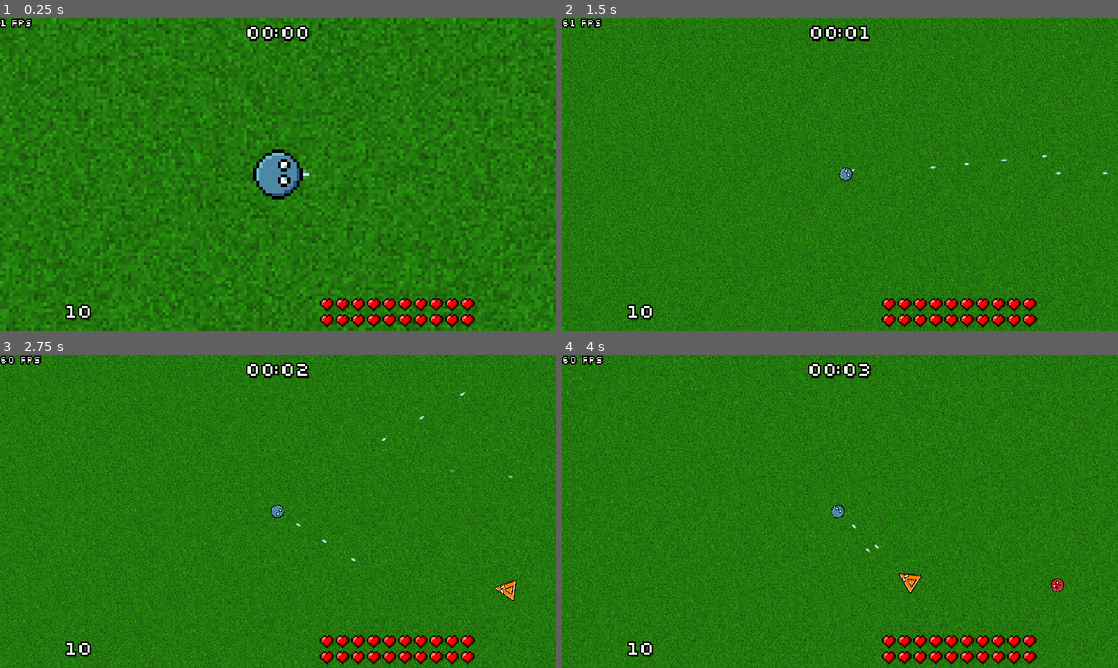
Above: before the commit, frames 1-4 (two rows, left to right).
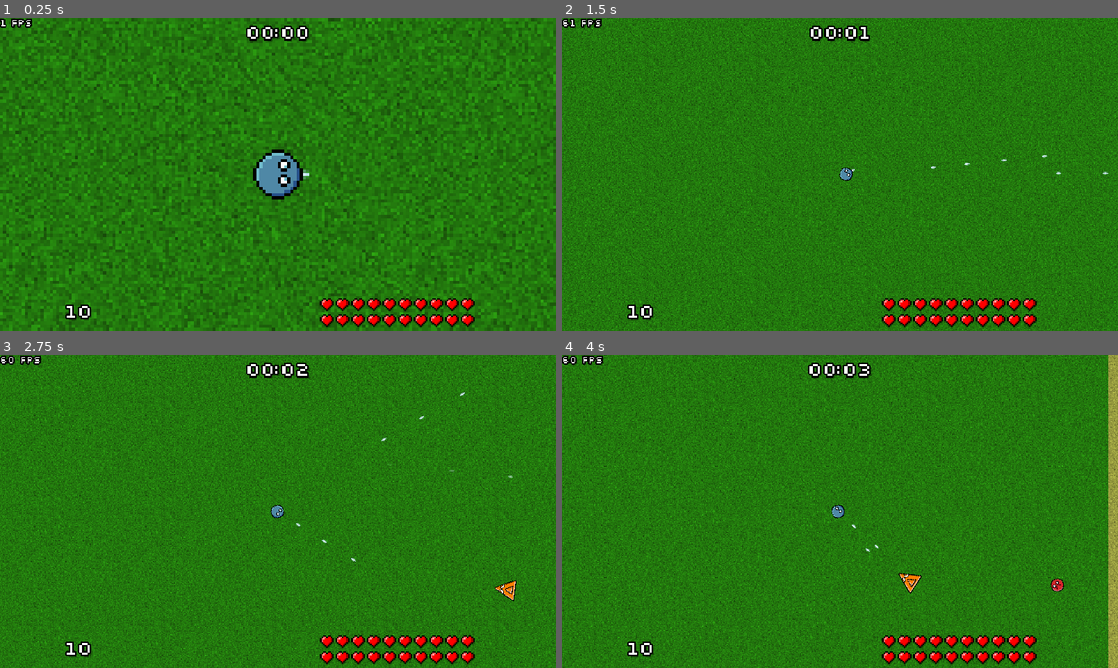
Above: after the commit, the same moments.

Repository: veprogames/top-down-incremental
Game: Godot game, scene res://level/level.tscn
The game is run twice, just before and just after one commit, with the same random seed, the same clock (stepped at 60 frames per second) and the same inputs.
Inputs (mouse positions are in pixels of both pictures, inside the frame that each line leads up to):
- Up to frame 1 (0.25 s): no input
- Up to frame 2 (1.5 s): move the mouse to (867, 174) at 0.52 s; move the mouse to (812, 174) at 1.27 s
- Up to frame 3 (2.75 s): move the mouse to (289, 505) at 2.02 s
- Up to frame 4 (4 s): move the mouse to (834, 517) at 2.77 s; move the mouse to (878, 514) at 3.52 s

The runs differ from the first frame. In frame 1, 29% of the frame differs, in the area x 0-100%, y 0-100%; in frame 2, 29%; in frame 3, 29%; in frame 4, 30%.

Commit message:
level layering, beach and new water texture

Diff:
--- a/level/level.tscn
+++ b/level/level.tscn
@@ -1,10 +1,11 @@
-[gd_scene load_steps=15 format=3 uid="uid://blpfg0kc3wacb"]
+[gd_scene load_steps=16 format=3 uid="uid://blpfg0kc3wacb"]
 
 [ext_resource type="Texture2D" uid="uid://rbcfgod2ii5f" path="res://level/tiles/grass.png" id="1_3sncf"]
 [ext_resource type="Script" path="res://level/level.gd" id="1_08xo1"]
 [ext_resource type="PackedScene" uid="uid://oyiycif2f18h" path="res://player/player.tscn" id="1_c1fdt"]
 [ext_resource type="PackedScene" uid="uid://yam6ts6l84j0" path="res://player/ui/player_damage_display.tscn" id="1_sr8ao"]
 [ext_resource type="Texture2D" uid="uid://ki05rasve8x" path="res://level/tiles/water.png" id="3_5xm1u"]
+[ext_resource type="Texture2D" uid="uid://bg4cey1lk6jk0" path="res://level/tiles/sand.png" id="3_r522a"]
 [ext_resource type="PackedScene" uid="uid://gbdae67q3h10" path="res://player/player_camera.tscn" id="3_wppie"]
 [ext_resource type="PackedScene" uid="uid://dc8blsf65d7qp" path="res://player/player_damage.tscn" id="3_xo2ng"]
 [ext_resource type="PackedScene" uid="uid://cfb3ump5ftuba" path="res://player/ui/player_health_bar.tscn" id="5_614nh"]
@@ -25,18 +26,23 @@
 [node name="Level" type="Node2D"]
 script = ExtResource("1_08xo1")
 
+[node name="Water" type="Sprite2D" parent="."]
+texture_repeat = 2
+texture = ExtResource("3_5xm1u")
+region_enabled = true
+region_rect = Rect2(0, 0, 3000, 3000)
+
+[node name="Sand" type="Sprite2D" parent="."]
+texture_repeat = 2
+texture = ExtResource("3_r522a")
+region_enabled = true
+region_rect = Rect2(0, 0, 2000, 2000)
+
 [node name="Grass" type="Sprite2D" parent="."]
 texture_repeat = 2
 texture = ExtResource("1_3sncf")
 region_enabled = true
-region_rect = Rect2(0, 0, 2000, 2000)
-
-[node name="Water" type="Sprite2D" parent="."]
-z_index = -1
-texture_repeat = 2
-texture = ExtResource("3_5xm1u")
-region_enabled = true
-region_rect = Rect2(0, 0, 3000, 3000)
+region_rect = Rect2(0, 0, 1950, 1950)
 
 [node name="CanvasLayer" type="CanvasLayer" parent="."]
 
@@ -89,11 +95,6 @@
 offset_bottom = 37.0
 text = "FPS"
 
-[node name="Player" parent="." node_paths=PackedStringArray("player_damage") instance=ExtResource("1_c1fdt")]
-z_index = 1
-position = Vector2(634, 481)
-player_damage = NodePath("../PlayerDamage")
-
 [node name="PlayerCamera" parent="." instance=ExtResource("3_wppie")]
 position = Vector2(634, 481)
 
@@ -135,6 +136,11 @@
 
 [node name="LevelSpawner" parent="." instance=ExtResource("7_geyi5")]
 
+[node name="Gems" type="Node2D" parent="."]
+
 [node name="Enemies" type="Node2D" parent="."]
 
-[node name="Gems" type="Node2D" parent="."]
+[node name="Player" parent="." node_paths=PackedStringArray("player_damage") instance=ExtResource("1_c1fdt")]
+z_index = 1
+position = Vector2(634, 481)
+player_damage = NodePath("../PlayerDamage")
Binary file added: level/tiles/sand.png
Not shown, added: level/tiles/sand.png.import
Binary file changed: level/tiles/water.png
